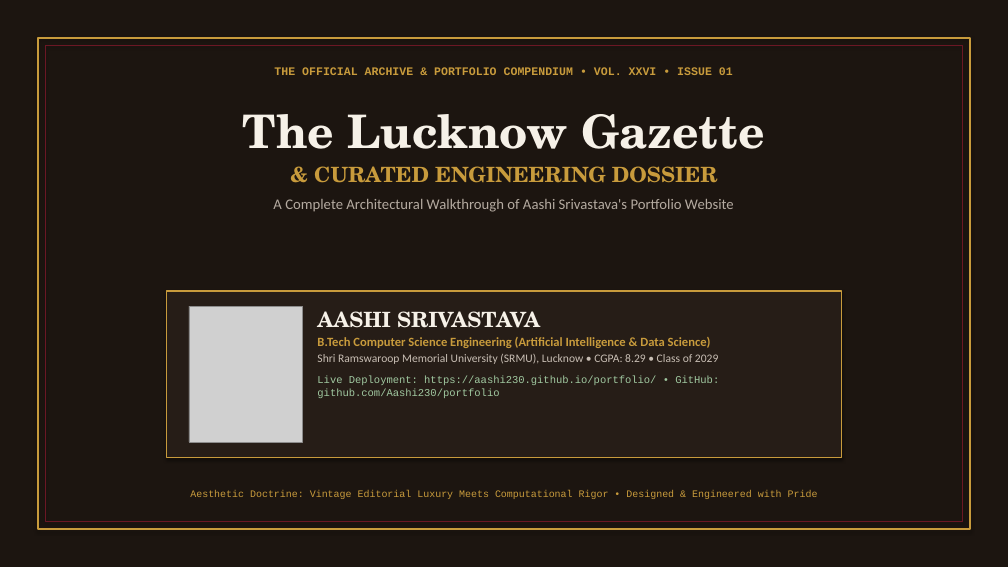
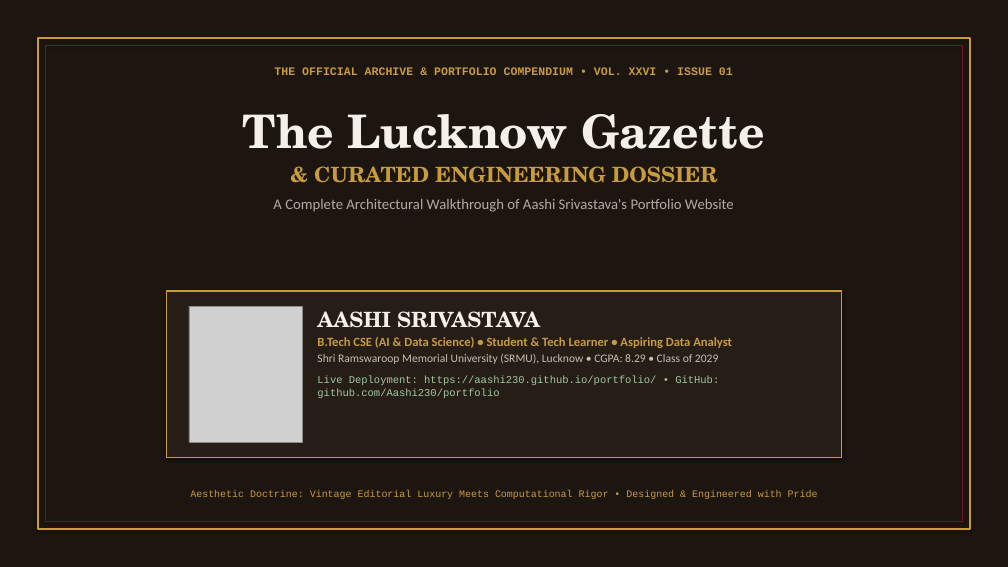
Before and after one commit to Aashi230/portfolio, a slide deck: slide 1 of Aashi_Srivastava_Portfolio_Presentation.pptx. Drawn at 1008x567 pixels with LibreOffice and Linux fonts; fonts in the diff are those of the drawing; grey boxes stand for pictures. Boxes give left, top, right and bottom in pixels: in the first picture for what was removed or moved away, otherwise in the second. Text is boxed around its words. In the diff, an @@ line names an element or a change of style, - is before the commit and + after.

Commit message:
Highlight dual badges (Student & Tech Learner + Aspiring Data Analyst) and 4-year Java foundation (Class 9-12)

```diff
--- a/Aashi_Srivastava_Portfolio_Presentation.pptx
+++ b/Aashi_Srivastava_Portfolio_Presentation.pptx
@@ text at (317, 337, 732, 348): text changed @@
-B.Tech Computer Science Engineering (Artificial Intelligence & Data Science)
+B.Tech CSE (AI & Data Science) • Student & Tech Learner • Aspiring Data Analyst
```
Also in this commit, not shown: 2 other slides changed, 2 other files.
